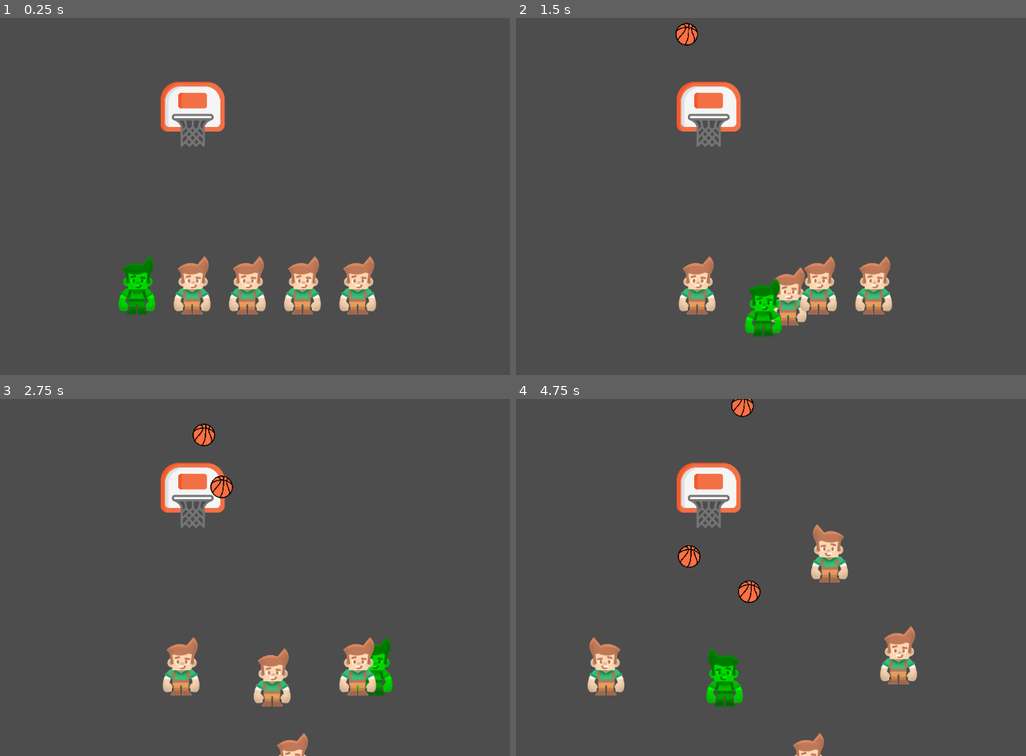
Above: before the commit, frames 1-4 (two rows, left to right).
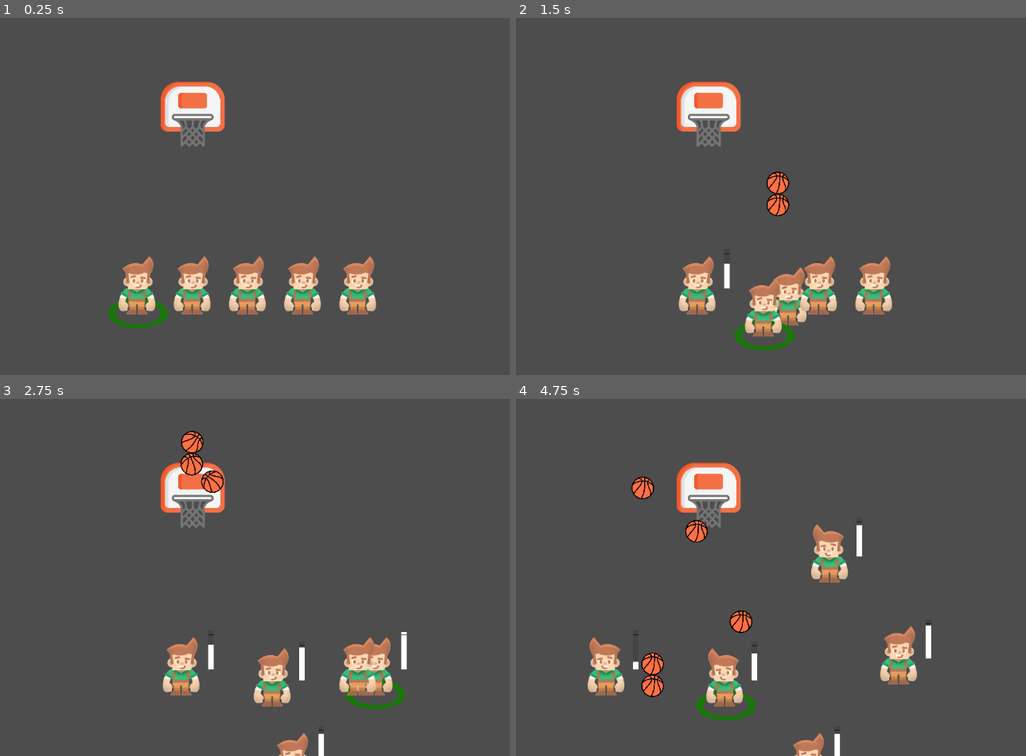
Above: after the commit, the same moments.

Repository: david8zhang/baller-quest-godot
Game: Godot game, scene res://scenes/Main.tscn
Two runs of this game, one before a commit and one after it. Both use one fixed random seed, a clock stepped at 60 frames per second and the inputs below.
Inputs:
- Up to frame 1 (0.25 s): no input
- Up to frame 2 (1.5 s): tap Enter at 0.5 s; hold Right (move_right) 0.53-1.28 s; hold F (shoot_ball) 0.53-1.28 s; tap Space (switch_character) at 0.8, 1.35 s; hold Down (move_down) from 1.28 s (still down)
- Up to frame 3 (2.75 s): tap F (shoot_ball) at 1.55 s; release Down (move_down) at 2.03 s; hold Right (move_right) from 2.03 s (still down); hold F (shoot_ball) from 2.03 s (still down); tap Space (switch_character) at 2.3 s
- Up to frame 4 (4.75 s): release Right (move_right) at 2.78 s; release F (shoot_ball) at 2.78 s; hold Up (move_up) 2.78-3.53 s; tap Space (switch_character) at 2.85, 3.8, 4.35 s; tap F (shoot_ball) at 3.05, 4.55 s; hold F (shoot_ball) 3.53-4.28 s; hold Left (move_left) from 3.53 s (still down)

The runs differ from the first frame. In frame 1, 1.1% of the frame differs, in the area x 21-33%, y 66-87%; in frame 2, 1.9%; in frame 3, 2.0%; in frame 4, 3.3%, in the area x 22-82%, y 0-100%.

Commit message:
added shot meter logic

Diff:
--- a/prefab/Player.tscn
+++ b/prefab/Player.tscn
@@ -1,8 +1,10 @@
-[gd_scene load_steps=5 format=3 uid="uid://din6tp3j6rrfm"]
+[gd_scene load_steps=7 format=3 uid="uid://din6tp3j6rrfm"]
 
 [ext_resource type="Script" path="res://scripts/Player.gd" id="1_qur1a"]
 [ext_resource type="PackedScene" uid="uid://dkmpdmo4w8tpt" path="res://prefab/Ball.tscn" id="2_pi8my"]
 [ext_resource type="Texture2D" uid="uid://dwne2fcrdtkcx" path="res://sprites/player.png" id="2_qrr0q"]
+[ext_resource type="PackedScene" uid="uid://n7coqxnadm1g" path="res://prefab/ShotMeter.tscn" id="3_enltj"]
+[ext_resource type="Texture2D" uid="uid://bc1nvo2dt4ao6" path="res://sprites/highlight.png" id="4_mjso6"]
 
 [sub_resource type="CapsuleShape2D" id="CapsuleShape2D_8n74s"]
 radius = 30.0
@@ -13,9 +15,18 @@
 script = ExtResource("1_qur1a")
 ball_scene = ExtResource("2_pi8my")
 
+[node name="ShotMeter" parent="." instance=ExtResource("3_enltj")]
+visible = false
+position = Vector2(49, -54)
+
 [node name="CollisionShape2D" type="CollisionShape2D" parent="."]
 position = Vector2(0, 12)
 shape = SubResource("CapsuleShape2D_8n74s")
 
+[node name="Highlight" type="Sprite2D" parent="."]
+position = Vector2(2, 62)
+scale = Vector2(0.0908333, 0.045)
+texture = ExtResource("4_mjso6")
+
 [node name="Sprite2D" type="Sprite2D" parent="."]
 texture = ExtResource("2_qrr0q")
--- /dev/null
+++ b/prefab/ShotMeter.tscn
@@ -0,0 +1,22 @@
+[gd_scene load_steps=2 format=3 uid="uid://n7coqxnadm1g"]
+
+[ext_resource type="Script" path="res://scripts/ShotMeter.gd" id="1_jmicm"]
+
+[node name="ShotMeter" type="Node2D"]
+position = Vector2(251, 110)
+script = ExtResource("1_jmicm")
+
+[node name="ProgressBar" type="ProgressBar" parent="."]
+offset_right = 10.0
+offset_bottom = 70.0
+scale = Vector2(1.01045, 1.02076)
+max_value = 50.0
+step = 1.0
+fill_mode = 3
+show_percentage = false
+
+[node name="GreenThreshold" type="ColorRect" parent="."]
+offset_top = 10.0
+offset_right = 10.0
+offset_bottom = 11.0
+color = Color(0, 0, 0, 1)
--- a/scripts/Player.gd
+++ b/scripts/Player.gd
@@ -6,9 +6,12 @@
 @onready var player_manager: PlayerManager = get_node("/root/Main/PlayerManager")
 @onready var hoop: Node2D = get_node("/root/Main/Hoop")
 @export var ball_scene: PackedScene
+@onready var shot_meter = $ShotMeter as ShotMeter
+@onready var highlight = $Highlight
 
 func _ready():
 	screen_size = get_viewport_rect().size
+	highlight.visible = false
 
 func _physics_process(delta):
 	if (player_manager.selected_player == self):
@@ -29,9 +32,14 @@
 		if velocity.x != 0:
 			$Sprite2D.flip_h = velocity.x < 0
 
+		if Input.is_action_pressed("shoot_ball"):
+			shot_meter.fill(2, 0.9)
+			shot_meter.visible = true
+
 func _unhandled_input(event):
 	if (player_manager.selected_player == self):
-		if Input.is_action_just_pressed("shoot_ball"):
+		if Input.is_action_just_released("shoot_ball"):
+			shot_meter.display_feedback()
 			shoot_ball()
 
 func shoot_ball():
@@ -45,3 +53,9 @@
 	var velocity_x = (dest_position.x - ball.position.x) / duration_sec
 	var velocity_y = (dest_position.y - ball.position.y - 490 * pow(duration_sec, 2)) / duration_sec
 	ball.linear_velocity = Vector2(velocity_x, velocity_y)
+
+func select():
+	highlight.visible = true
+
+func deselect():
+	highlight.visible = false
--- a/scripts/PlayerManager.gd
+++ b/scripts/PlayerManager.gd
@@ -15,14 +15,15 @@
 		players.append(new_player)
 		add_child(new_player)
 	selected_player = players[selected_player_index]
-	selected_player.modulate = Color(0, 1, 0, 1)
+	selected_player.select()
 
 func _input(ev: InputEvent):
 	if Input.is_action_just_pressed("switch_character"):
 		switch_selected_player()
 
 func switch_selected_player():
-	selected_player.modulate = Color(1, 1, 1, 1)
+	# De-select the current selected player
+	selected_player.deselect()
 	selected_player_index = (selected_player_index + 1) % players.size()
 	selected_player = players[selected_player_index]
-	selected_player.modulate = Color(0, 1, 0, 1)
+	selected_player.select()
--- /dev/null
+++ b/scripts/ShotMeter.gd
@@ -0,0 +1,36 @@
+class_name ShotMeter
+extends Node2D
+
+@onready var progress_bar = $ProgressBar
+@onready var green_threshold_line = $GreenThreshold
+
+var is_peaked: bool = false
+var fill_box: StyleBoxFlat
+var background: StyleBoxFlat
+var green_threshold: float = 0
+
+
+func _ready():
+	fill_box = StyleBoxFlat.new()
+	background = StyleBoxFlat.new()
+	background.bg_color = Color("#444444")
+	progress_bar.add_theme_stylebox_override("fill", fill_box)
+	progress_bar.add_theme_stylebox_override("background", background)
+	fill_box.bg_color = Color("#ffffff")
+
+func fill(amount: int, green_threshold: float):
+	self.green_threshold = green_threshold
+	var line_pos = (1 - green_threshold) * progress_bar.size.y
+	green_threshold_line.position.y = progress_bar.position.y + line_pos
+	if is_peaked:
+		progress_bar.value -= amount
+	else:
+		progress_bar.value += amount
+	if (progress_bar.value == progress_bar.max_value):
+		is_peaked = true
+
+func display_feedback():
+	if progress_bar.value >= (progress_bar.max_value * self.green_threshold):
+		progress_bar.value = progress_bar.max_value
+		green_threshold_line.visible = false
+		fill_box.bg_color = Color("#00ff00")
Binary file added: sprites/highlight.png
Not shown, added: sprites/highlight.png.import
